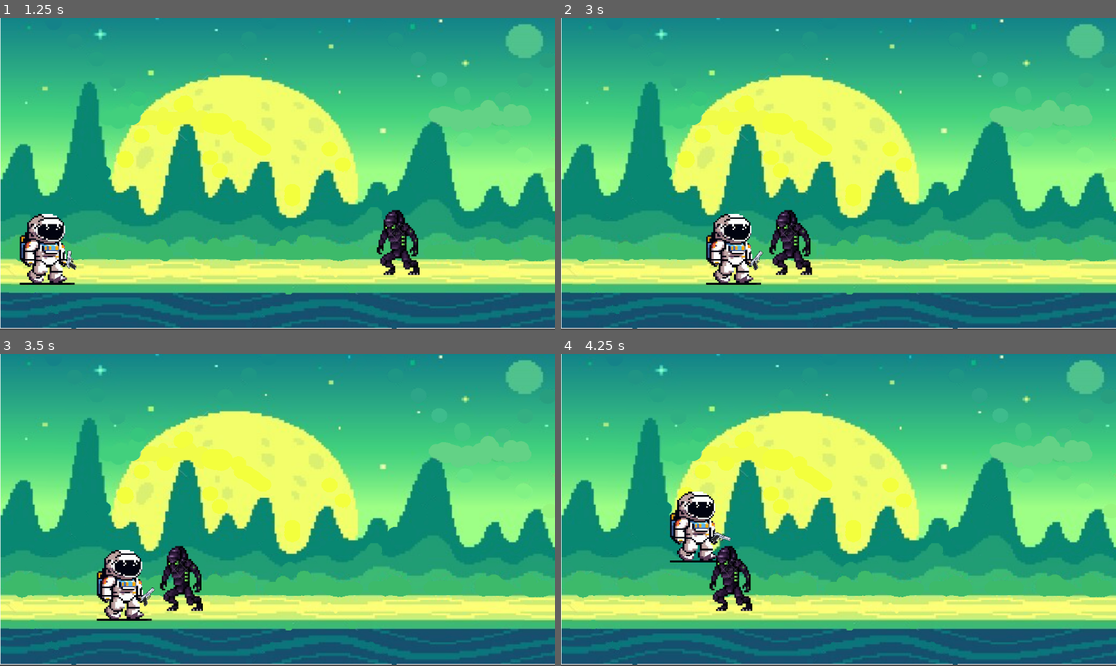
Above: before the commit, frames 1-4 (two rows, left to right).
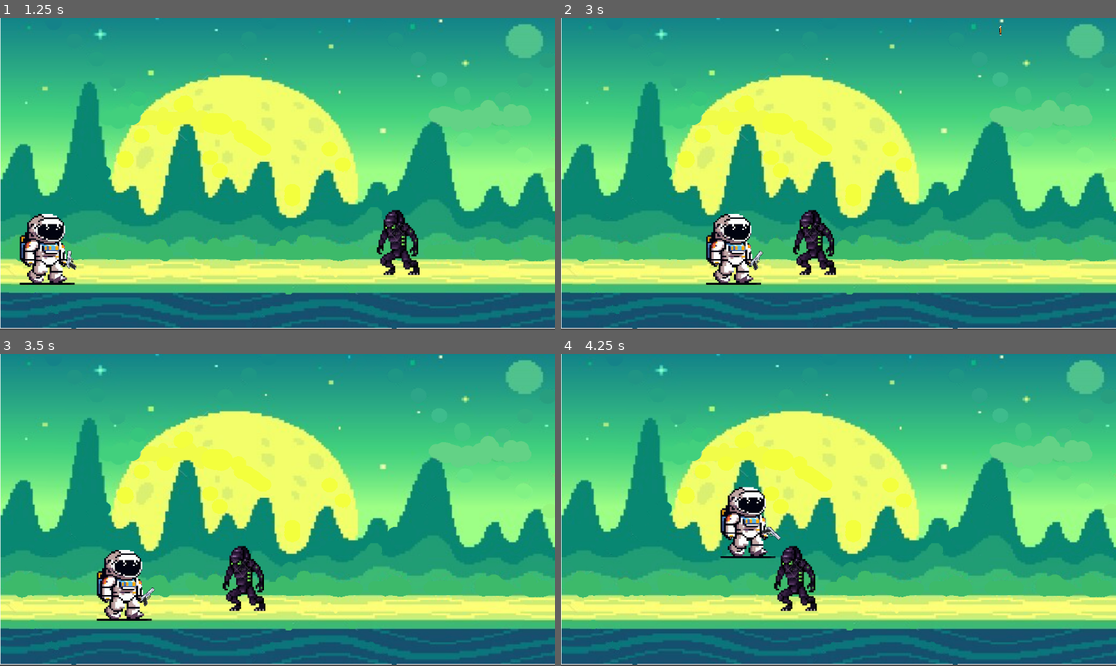
Above: after the commit, the same moments.

Repository: android67boop/crystaline
Game: Godot game, scene res://scenes/main.tscn
The game is run twice, just before and just after one commit, with the same random seed, the same clock (stepped at 60 frames per second) and the same inputs.
Inputs (mouse positions are in pixels of both pictures, inside the frame that each line leads up to):
- Up to frame 1 (1.25 s): click (72, 236) at 0.5 s
- Up to frame 2 (3 s): move the mouse to (960, 158) at 1.27 s; hold Right (ui_right) 1.28-2.78 s; click (960, 158) at 1.35 s; tap Up (ui_up) at 1.52, 2.27 s; move the mouse to (727, 189) at 2.02 s; click (727, 189) at 2.1 s; move the mouse to (894, 105) at 2.77 s; hold Left (ui_left) from 2.78 s (still down); click (894, 105) at 2.85 s
- Up to frame 3 (3.5 s): keep holding Left (ui_left)
- Up to frame 4 (4.25 s): move the mouse to (810, 572) at 3.52 s; release Left (ui_left) at 3.53 s; hold Right (ui_right) from 3.53 s (still down); click (810, 572) at 3.6 s; tap Up (ui_up) at 3.77 s

Frame 1 is identical in both runs. In frame 2, 1.6% of the frame differs, in the area x 37-80%, y 2-83%; in frame 3, 2.0%; in frame 4, 5.2%, in the area x 19-47%, y 42-83%.
Error before the commit: Invalid assignment of property or key 'target_position' with value of type 'Vector2' on a base object of type 'Area2D (bullet.gd)'. (res://scripts/weapon.gd:26)

Commit message:
1234567890

Diff:
--- a/crystaline-final/scenes/bullet.tscn
+++ b/crystaline-final/scenes/bullet.tscn
@@ -1,7 +1,7 @@
 [gd_scene format=3 uid="uid://bex3ir47kffn5"]
 
 [ext_resource type="Script" uid="uid://bvkh1dixuo4b2" path="res://scripts/bullet.gd" id="1_v7oki"]
-[ext_resource type="Texture2D" uid="uid://cyytpcski4uyc" path="res://assests/assests/Screenshot_2026-08-07_at_10.36.13_AM-removebg-preview.png" id="2_y25gk"]
+[ext_resource type="Texture2D" uid="uid://cyytpcski4uyc" path="res://assests/assests/bullet.png" id="2_y25gk"]
 
 [sub_resource type="CapsuleShape2D" id="CapsuleShape2D_y25gk"]
 radius = 2.0
--- a/crystaline-final/scenes/gem.tscn
+++ b/crystaline-final/scenes/gem.tscn
@@ -1,7 +1,7 @@
 [gd_scene format=3 uid="uid://cb34jtijachaw"]
 
 [ext_resource type="Script" uid="uid://cyh5rjtrr1k1b" path="res://scripts/gem.gd" id="1_mpwtx"]
-[ext_resource type="Texture2D" uid="uid://tf3fhibgql8l" path="res://assests/Screenshot_2026-08-26_at_12.17.43_PM-removebg-preview (2).png" id="2_mpwtx"]
+[ext_resource type="Texture2D" uid="uid://b7a08do4kkqeq" path="res://assests/assests/gem.png" id="2_mpwtx"]
 
 [sub_resource type="CircleShape2D" id="CircleShape2D_hgwl1"]
 radius = 20.0
--- a/crystaline-final/scripts/bullet.gd
+++ b/crystaline-final/scripts/bullet.gd
@@ -2,7 +2,7 @@
 
 const BULLET_DAMAGE = 1
 
-var direction: Vector2 = Vector2.ZERO
+var target_position : Vector2 = Vector2.ZERO
 var despawn_time := 5.0
 var damage: int = BULLET_DAMAGE
 
@@ -15,7 +15,7 @@
 
 func _physics_process(delta: float) -> void:
 	#move the bullet in the direction it was fired
-	global_position += direction * speed * delta
+	global_position += target_position * speed * delta
 
 
 func _on_body_entered(body: Node2D) -> void:
--- a/crystaline-final/scripts/global.gd
+++ /dev/null
@@ -1,3 +0,0 @@
-extends Node
-
-var health: int = 5
Binary file removed: crystaline-final/assests/Screenshot 2026-07-24 at 10.24.15 AM.png
Not shown, removed: crystaline-final/assests/Screenshot_2026-08-26_at_12.17.43_PM-removebg-preview (2).png.import
Binary file removed: crystaline-final/assests/assests/Screenshot_2026-07-24_at_9.52.48_AM-removebg-preview.png
Not shown, removed: crystaline-final/assests/assests/Screenshot_2026-08-07_at_10.36.13_AM-removebg-preview.png.import
Binary file removed: crystaline-final/assests/assests/Screenshot_2026-08-26_at_12.17.43_PM-removebg-preview.png
Not shown, removed: crystaline-final/assests/assests/Screenshot_2026-08-26_at_12.17.43_PM-removebg-preview.png.import
Renamed: crystaline-final/assests/assests/Screenshot_2026-08-07_at_10.36.13_AM-removebg-preview.png -> crystaline-final/assests/assests/bullet.png
Not shown, changed: crystaline-final/assests/assests/bullet.png.import
Renamed: crystaline-final/assests/Screenshot_2026-08-26_at_12.17.43_PM-removebg-preview (2).png -> crystaline-final/assests/assests/gem.png
Not shown, changed: crystaline-final/assests/assests/gem.png.import
Not shown, removed: crystaline-final/scripts/global.gd.uid
